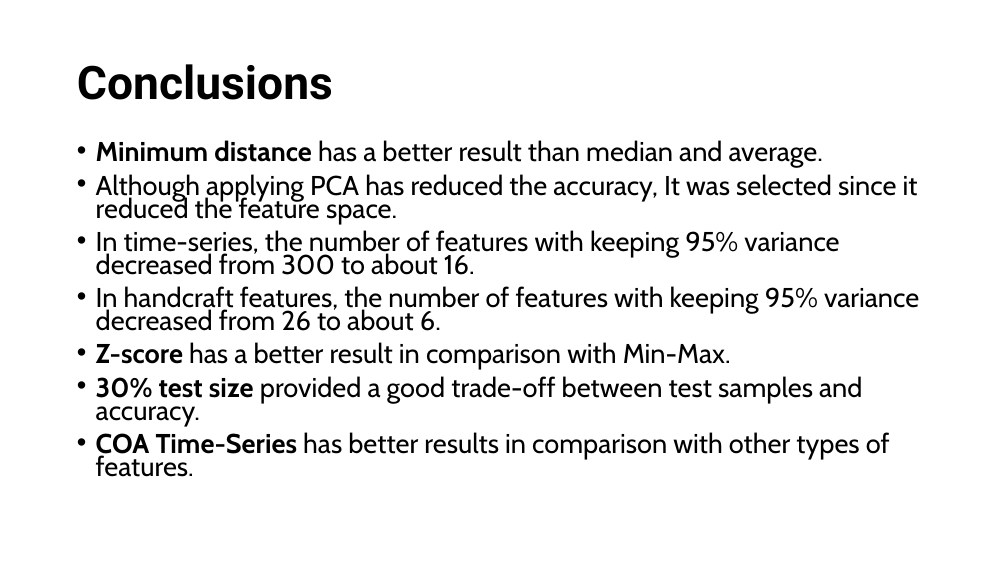
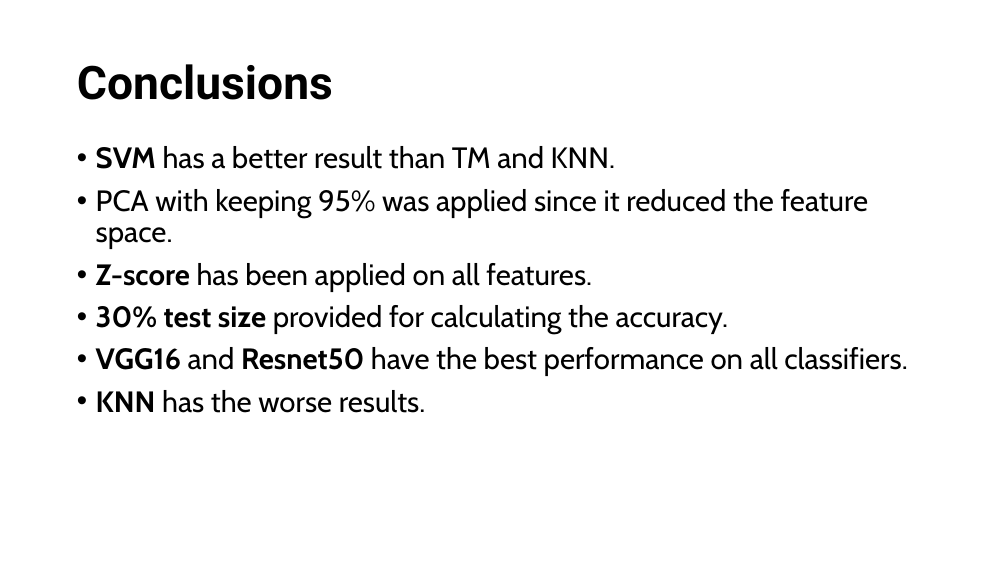
Before and after one commit to SKazemii/Worksheet, a slide deck: slide 14 of Manuscripts/Presentation - Deepfeatures.pptx (slide 11 before the commit). Drawn at 1008x567 pixels with LibreOffice and Linux fonts; fonts in the diff are those of the drawing. Boxes give left, top, right and bottom in pixels: in the first picture for what was removed or moved away, otherwise in the second. Text is boxed around its words. In the diff, an @@ line names an element or a change of style, - is before the commit and + after.

```diff
--- a/Manuscripts/Presentation - Deepfeatures.pptx
+++ b/Manuscripts/Presentation - Deepfeatures.pptx
@@ text at bbox=[96, 146, 907, 413]: text changed; size 25.9 to 28 pt @@
-• Minimum distance has a better result than median and average.
-• Although applying PCA has reduced the accuracy, It was selected since it reduced the feature space.
-• In time-series, the number of features with keeping 95% variance decreased from 300 to about 16.
-• In handcraft features, the number of features with keeping 95% variance decreased from 26 to about 6.
-• Z-score has a better result in comparison with Min-Max.
-• 30% test size provided a good trade-off between test samples and accuracy.
-• COA Time-Series has better results in comparison with other types of features.
+• SVM has a better result than TM and KNN.
+• PCA with keeping 95% was applied since it reduced the feature space.
+• Z-score has been applied on all features.
+• 30% test size provided for calculating the accuracy.
+• VGG16 and Resnet50 have the best performance on all classifiers.
+• KNN has the worse results.
```
Also in this commit, not shown: 7 other slides changed, 6 slides added, 3 slides removed, 21 other files.
